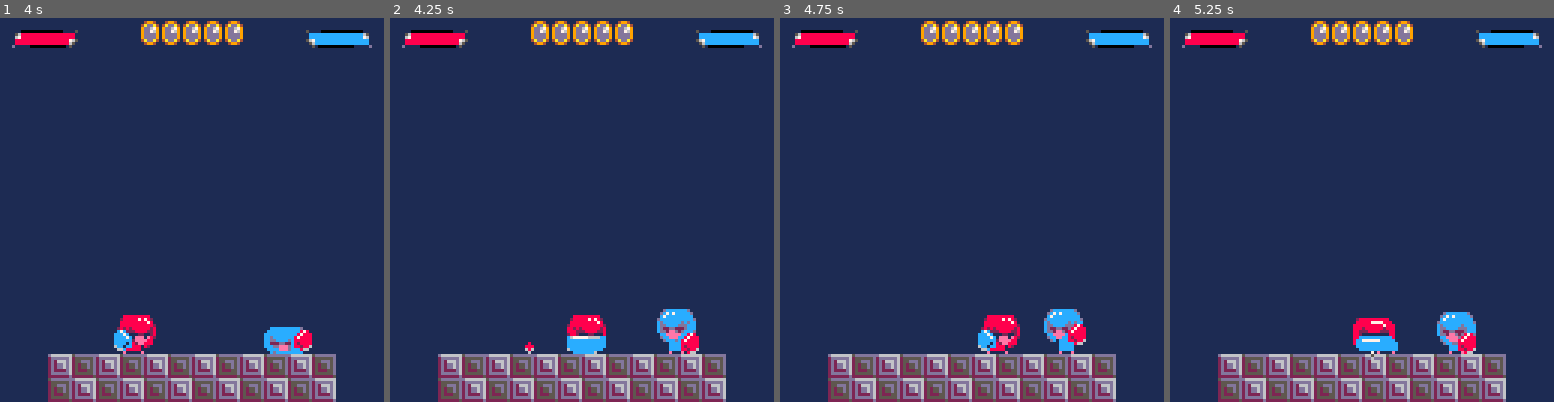
Above: before the commit, frames 1-4 (left to right).
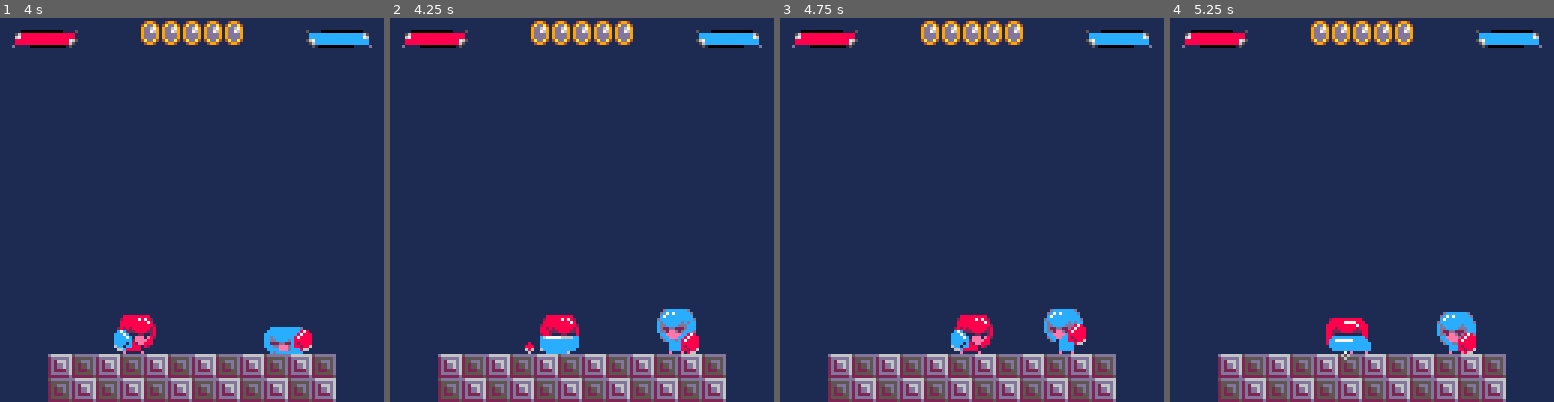
Above: after the commit, the same moments.

Repository: davidjtferguson/dancejab
Game: PICO-8 cartridge jab.p8
Two runs of this game, one before a commit and one after it. Both use one fixed random seed, a clock stepped at 60 frames per second and the inputs below.
Inputs:
- Up to frame 1 (4 s): tap X (X key) at 0.33, 1.07, 1.85, 2.97 s; tap O (Z key) at 0.7, 1.7, 2.1, 2.5, 2.9, 3.3, 3.7 s; hold Right 1.6-2.1 s; hold Up 2.15-2.42 s; hold Right 2.47-3.03 s; hold Left 3.08-3.58 s; hold Down 3.63-3.97 s
- Up to frame 2 (4.25 s): hold Right from 4.02 s (still down); tap X (X key) at 4.08 s; tap O (Z key) at 4.1 s
- Up to frame 3 (4.75 s): tap O (Z key) at 4.5 s; release Right at 4.68 s; hold Up from 4.73 s (still down)
- Up to frame 4 (5.25 s): tap O (Z key) at 4.9 s; release Up at 5.03 s; hold Left from 5.08 s (still down); tap X (X key) at 5.2 s

Frame 1 is identical in both runs. In frame 2, 1.5% of the frame differs, in the area x 39-57%, y 77-88%; in frame 3, 1.4%; in frame 4, 1.3%.

Commit message:
cap velocity when punching to prevent dashpunch

Diff:
--- a/jab.p8
+++ b/jab.p8
@@ -500,13 +500,7 @@
    end
   end
 
-  if av.xvel>av.xmaxvel then
-   av.xvel=av.xmaxvel
-  end
-
-  if av.xvel<(-av.xmaxvel) then
-   av.xvel=-av.xmaxvel
-  end
+  capvelocity(av)
  elseif av.state=="dash" then
   if facingforward(av) then
    av.anim=av.animdashforward
@@ -519,6 +513,8 @@
    av.state="jablag"
    av.statetimer=av.jablagframes
   end
+
+  capvelocity(av)
  elseif av.state=="jablag" then
    if not icy then
     av.xvel=0
@@ -580,6 +576,16 @@
 
  av.x+=av.xvel
  av.y+=av.yvel
+end
+
+function capvelocity(av)
+  if av.xvel>av.xmaxvel then
+   av.xvel=av.xmaxvel
+  end
+
+  if av.xvel<(-av.xmaxvel) then
+   av.xvel=-av.xmaxvel
+  end
 end
 
 function facingforward(av)
